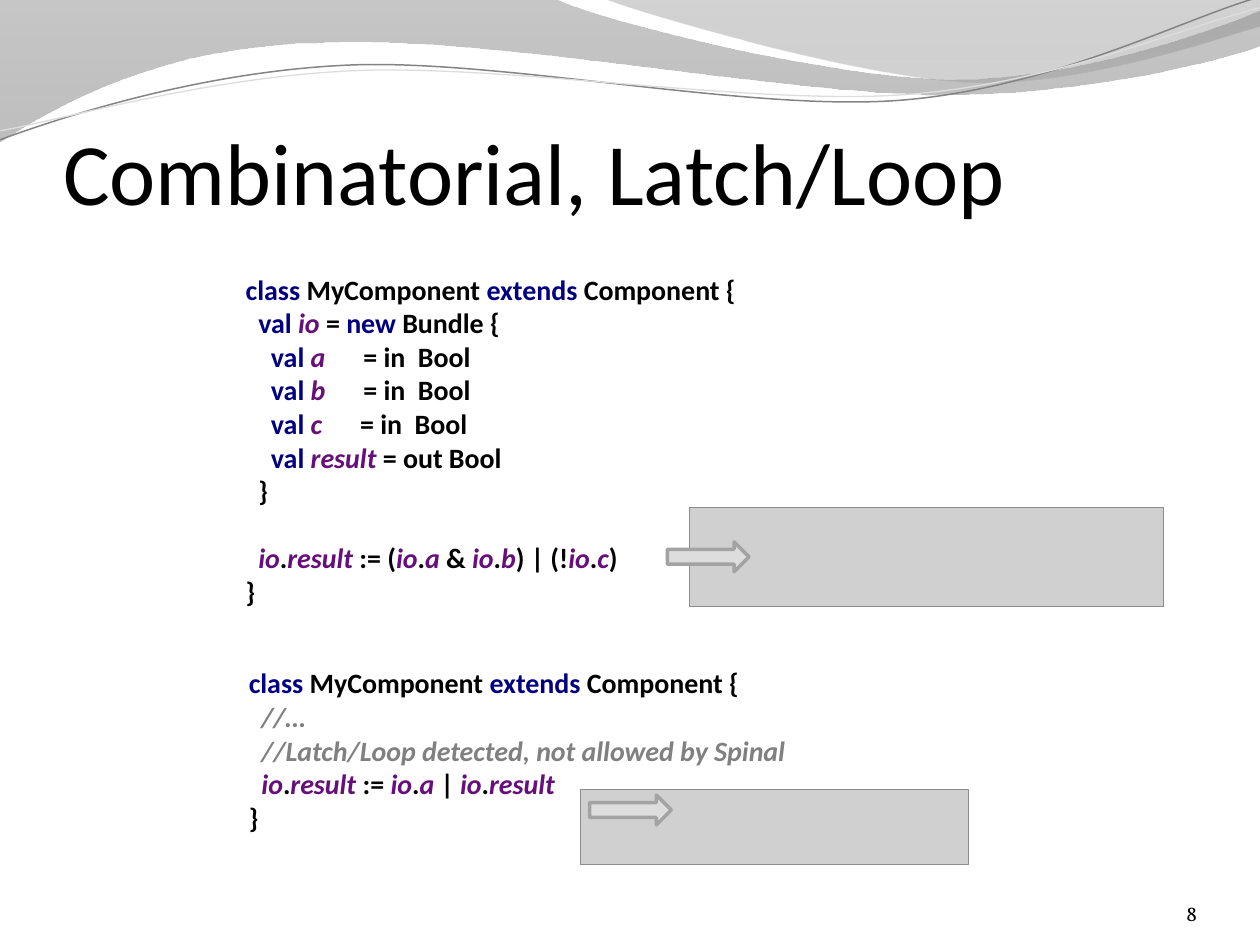
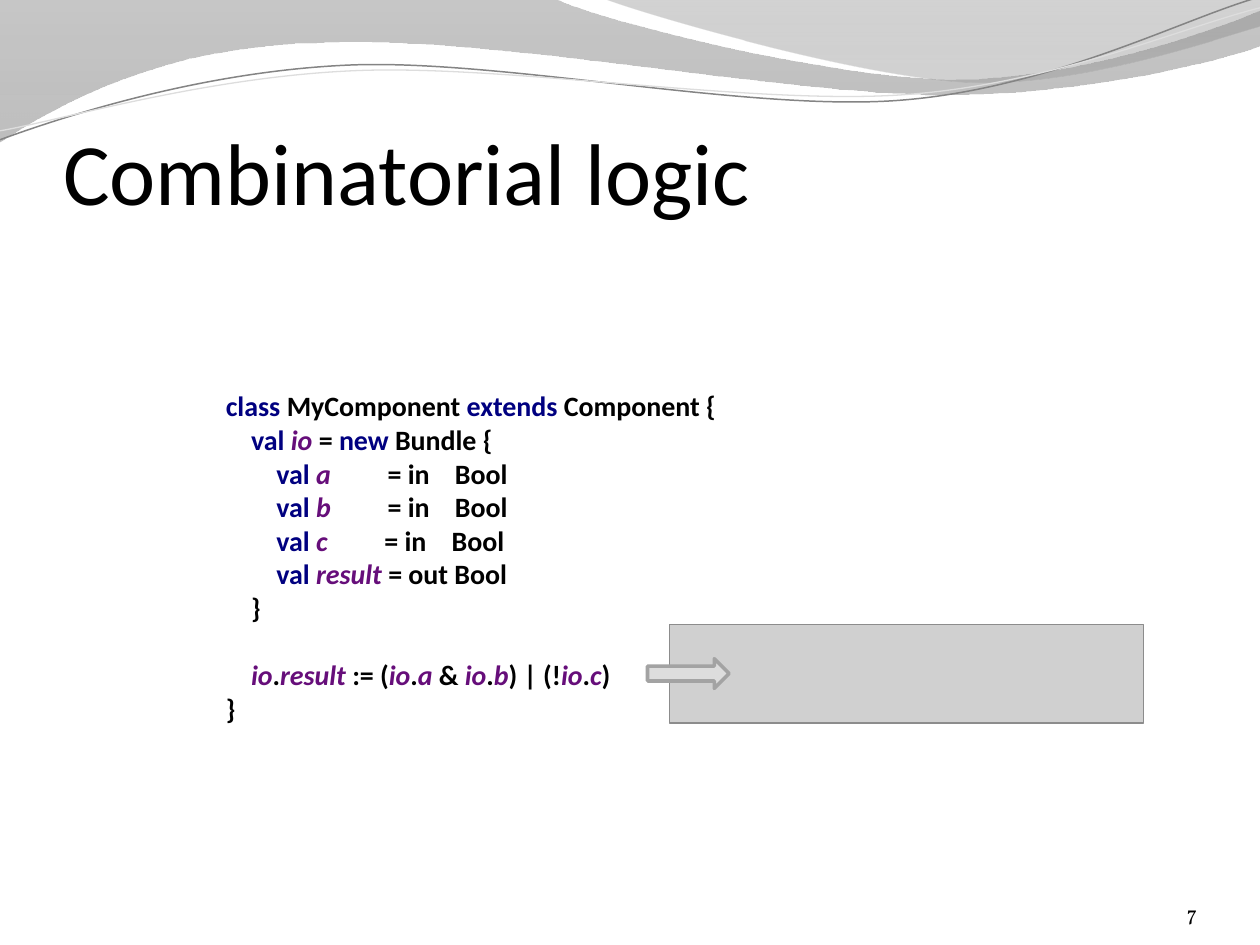
Before and after one commit to SpinalHDL/SpinalDoc, a slide deck: slide 7 of presentation/en/presentation.pptx (slide 8 before the commit). Drawn at 1260x945 pixels with LibreOffice and Linux fonts; fonts in the diff are those of the drawing; grey boxes stand for pictures; background and template pictures are left out. Boxes give left, top, right and bottom in pixels: in the first picture for what was removed or moved away, otherwise in the second. Text is boxed around its words. In the diff, an @@ line names an element or a change of style, - is before the commit and + after.

```diff
--- a/presentation/en/presentation.pptx
+++ b/presentation/en/presentation.pptx
@@ title at box(63, 144, 749, 220): text changed @@
-Combinatorial, Latch/Loop
+Combinatorial logic
@@ 1 picture, 1 text, 1 right arrow: place and size @@
-1 picture, 1 text, 1 right arrow at box(246, 280, 1163, 606)
+1 picture, 1 text, 1 right arrow at box(226, 396, 1143, 722)
@@ text removed at box(249, 673, 785, 795) @@
-class MyComponent extends Component {
-//…
-//Latch/Loop detected, not allowed by Spinal
-io.result := io.a | io.result
-}
@@ picture removed at box(581, 790, 969, 864) @@
@@ right arrow removed at box(590, 795, 672, 825) @@
@@ page number at box(1187, 910, 1197, 925): text changed @@
-8
+7
```
Also in this commit, not shown: 20 other slides changed, 3 slides added, 5 slides removed, 2 other files.
